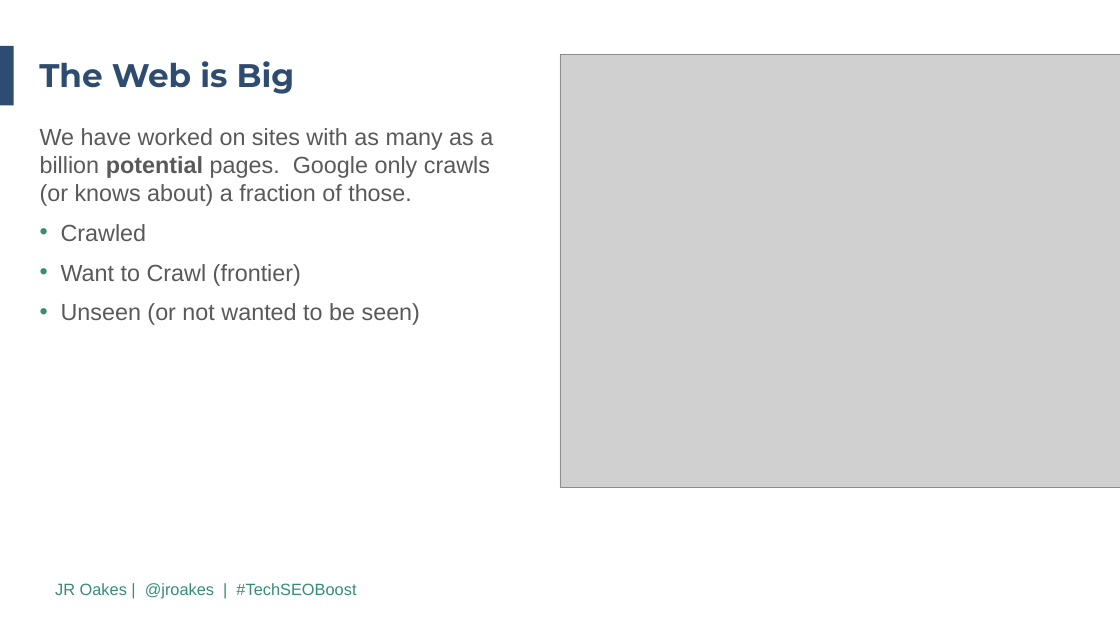
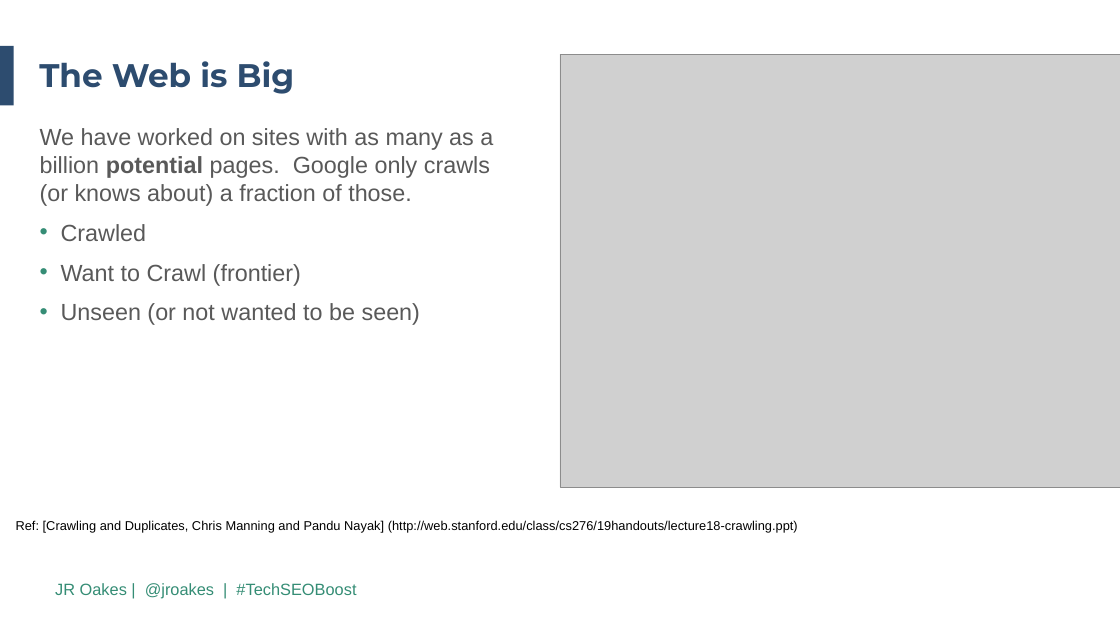
Before and after one commit to jroakes/tech-seo-crawler, a slide deck: slide 7 of etc/2019 TechSEO Boost PPT Template.revJR.pptx. Drawn at 1120x630 pixels with LibreOffice and Linux fonts; fonts in the diff are those of the drawing; grey boxes stand for pictures; background and template pictures are left out. Boxes give left, top, right and bottom in pixels: in the first picture for what was removed or moved away, otherwise in the second. Text is boxed around its words. In the diff, an @@ line names an element or a change of style, - is before the commit and + after.

```diff
--- a/etc/2019 TechSEO Boost PPT Template.revJR.pptx
+++ b/etc/2019 TechSEO Boost PPT Template.revJR.pptx
@@ text added at box(16, 520, 798, 532), 11 pt, text #000000 @@
+Ref: [Crawling and Duplicates, Chris Manning and Pandu Nayak] (http://web.stanford.edu/class/cs276/19handouts/lecture18-crawling.ppt)
```
Also in this commit, not shown: 2 other slides changed.
